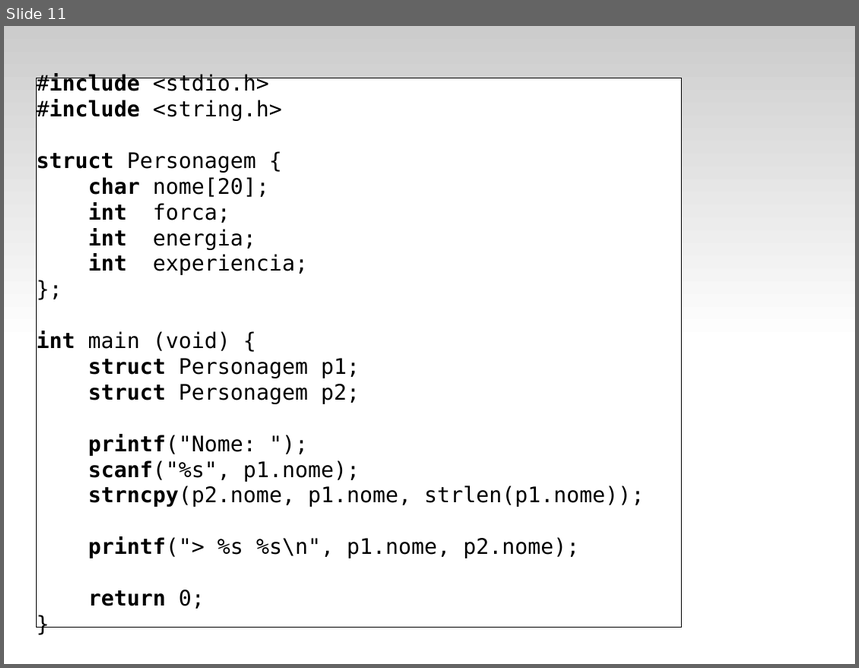
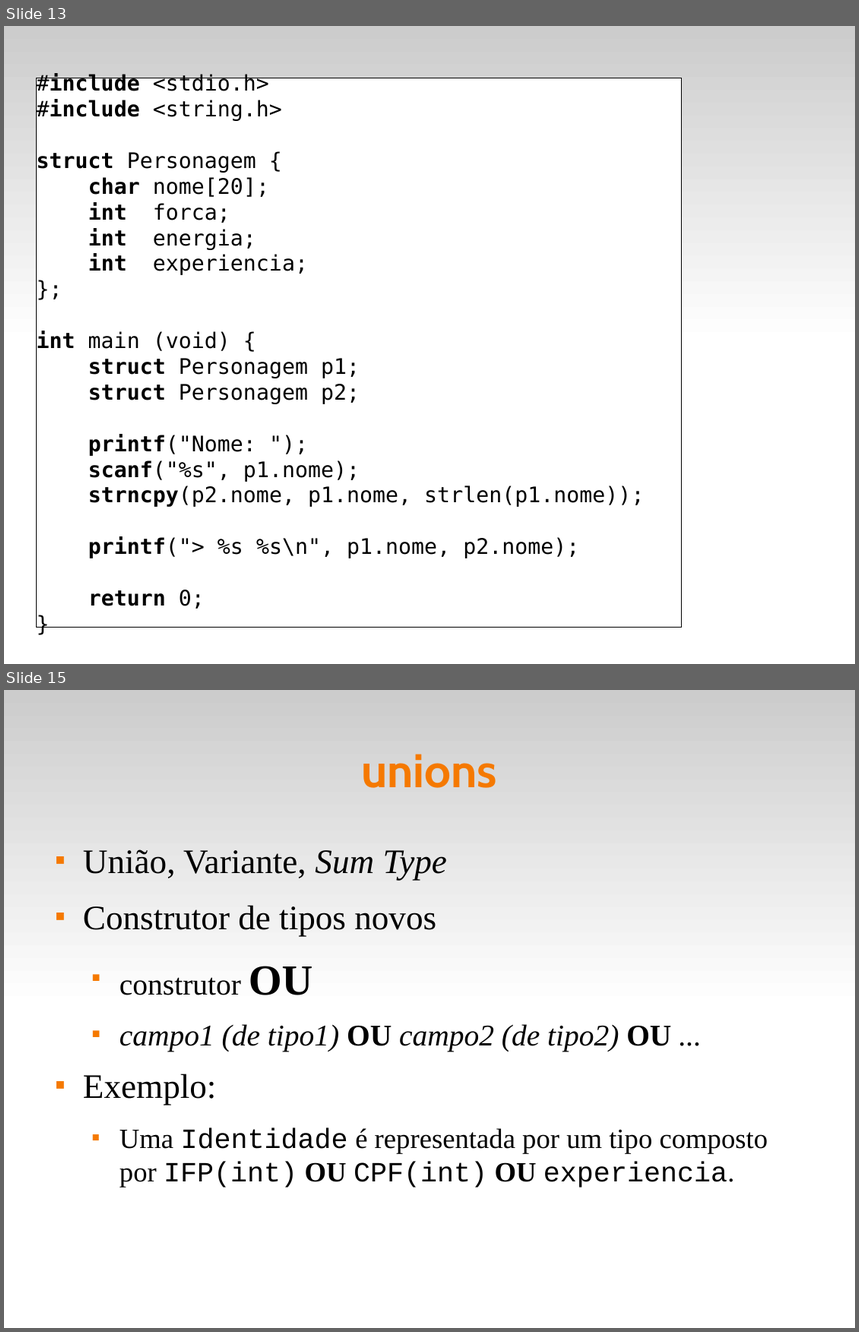
Before and after one commit to fsantanna-uerj/LP1, a slide deck: Slides/lp1-07-compostos.odp. Shown one above the other, each under a label of ours: slide 11 before the commit, slides 13 and 15 after it; the slides between them are not shown. The pictures are 859x668 and 859x1332 pixels, drawn with LibreOffice and Linux fonts; fonts in the diff are those of the drawing. Boxes give left, top, right and bottom in pixels: in the first picture for what was removed or moved away, otherwise in the second. Text is boxed around its words. In the diff, an @@ line names an element or a change of style, - is before the commit and + after.

```diff
--- a/Slides/lp1-07-compostos.odp
+++ b/Slides/lp1-07-compostos.odp
@@ slide 15 added at [4,690,855,1328], background #FFFFFF; not listed: 1 template element that a slide beside it also shows @@
@@ title added at [361,754,497,788], 44 pt, text #F57900, bold @@
+unions
@@ text added at [83,850,769,1188], 26 pt, text #000000 @@
+■ União, Variante, Sum Type
+■ Construtor de tipos novos
+  ■ construtor OU
+  ■ campo1 (de tipo1) OU campo2 (de tipo2) OU ...
+■ Exemplo:
+  ■ Uma Identidade é representada por um tipo composto por IFP(int) OU CPF(int) OU experiencia.
@@ what was slide 11 is now slide 13 @@
```
Also in this commit, not shown: 3 other slides added, 1 other file.
